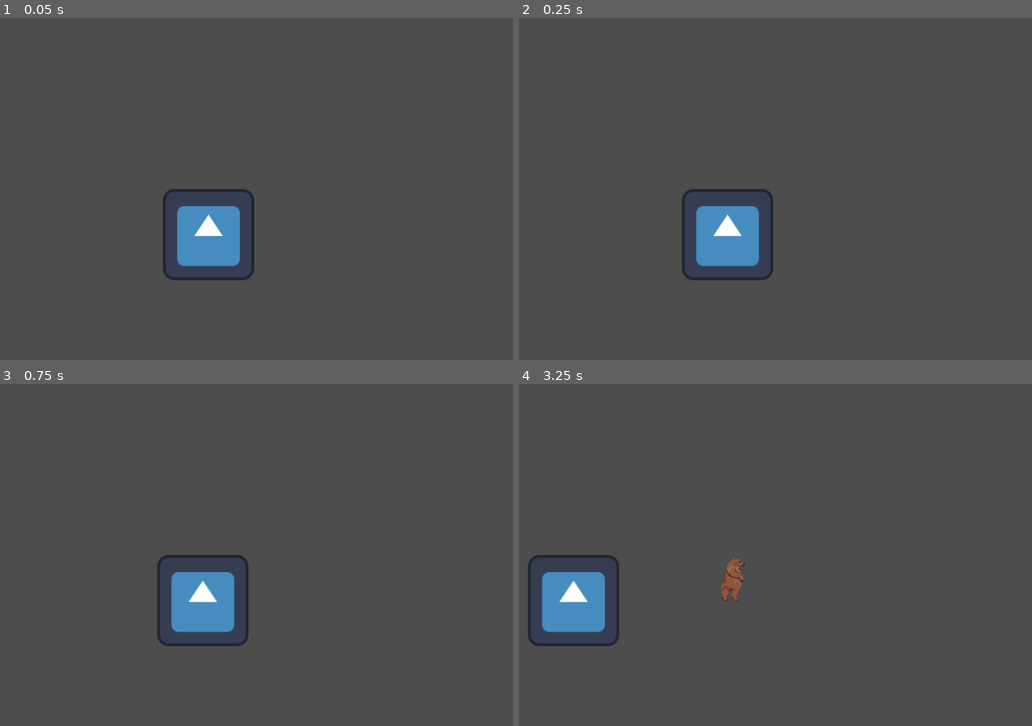
Above: before the commit, frames 1-4 (two rows, left to right).
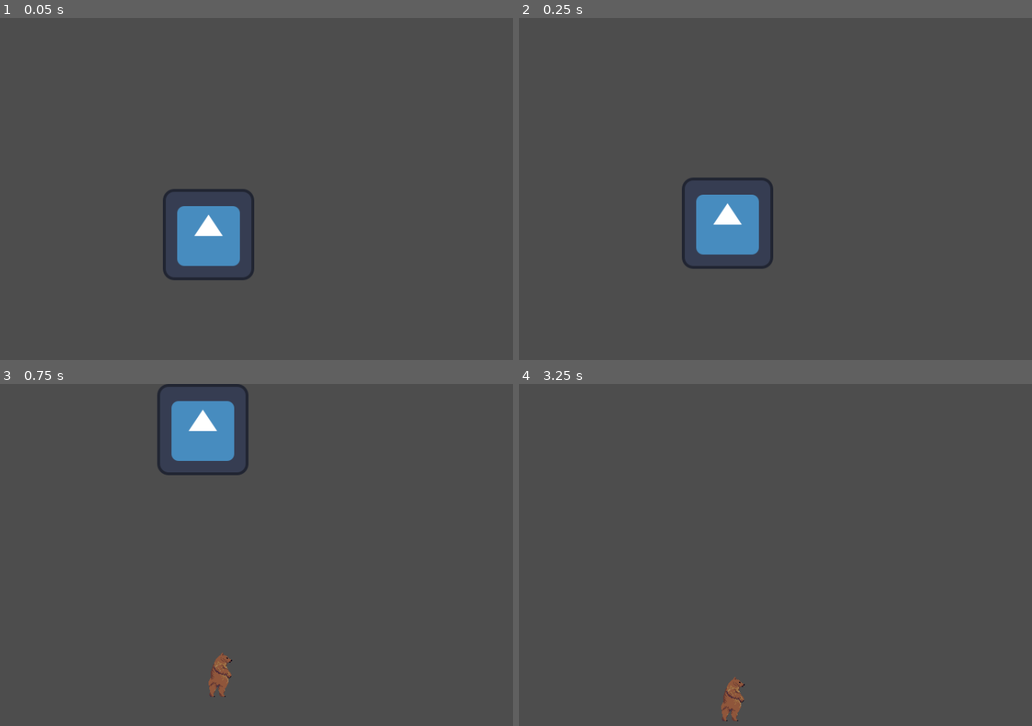
Above: after the commit, the same moments.

Repository: WinterAtne/Cancer_Bear
Game: Godot game, scene res://scenes/main.tscn
Same seed, same stepped clock (60 frames per second), same inputs: the game is played once before the commit and once after it. The engine's default icon, where the game draws it, is replaced by a stand-in: a white triangle on a blue panel in a dark square.
Inputs:
- Up to frame 1 (0.05 s): no input
- Up to frame 2 (0.25 s): no input
- Up to frame 3 (0.75 s): hold D (right) from 0.53 s (still down); tap 1 (spell_1) at 0.6 s
- Up to frame 4 (3.25 s): release D (right) at 1.28 s; hold A (left) 1.28-2.03 s; tap 2 (spell_2) at 1.35 s; hold D (right) 2.03-2.78 s; tap 3 (spell_3) at 2.1 s; hold W (up) from 2.78 s (still down); tap 4 (spell_4) at 2.85 s

Frame 1 is identical in both runs. In frame 2, 1.8% of the frame differs, in the area x 31-50%, y 46-77%; in frame 3, 5.8%, in the area x 30-49%, y 0-92%; in frame 4, 3.5%.

Commit message:
fixed gravity

Diff:
--- a/project.godot
+++ b/project.godot
@@ -81,10 +81,6 @@
 ]
 }
 
-[physics]
-
-2d/default_gravity=0.0
-
 [rendering]
 
 textures/canvas_textures/default_texture_filter=0
